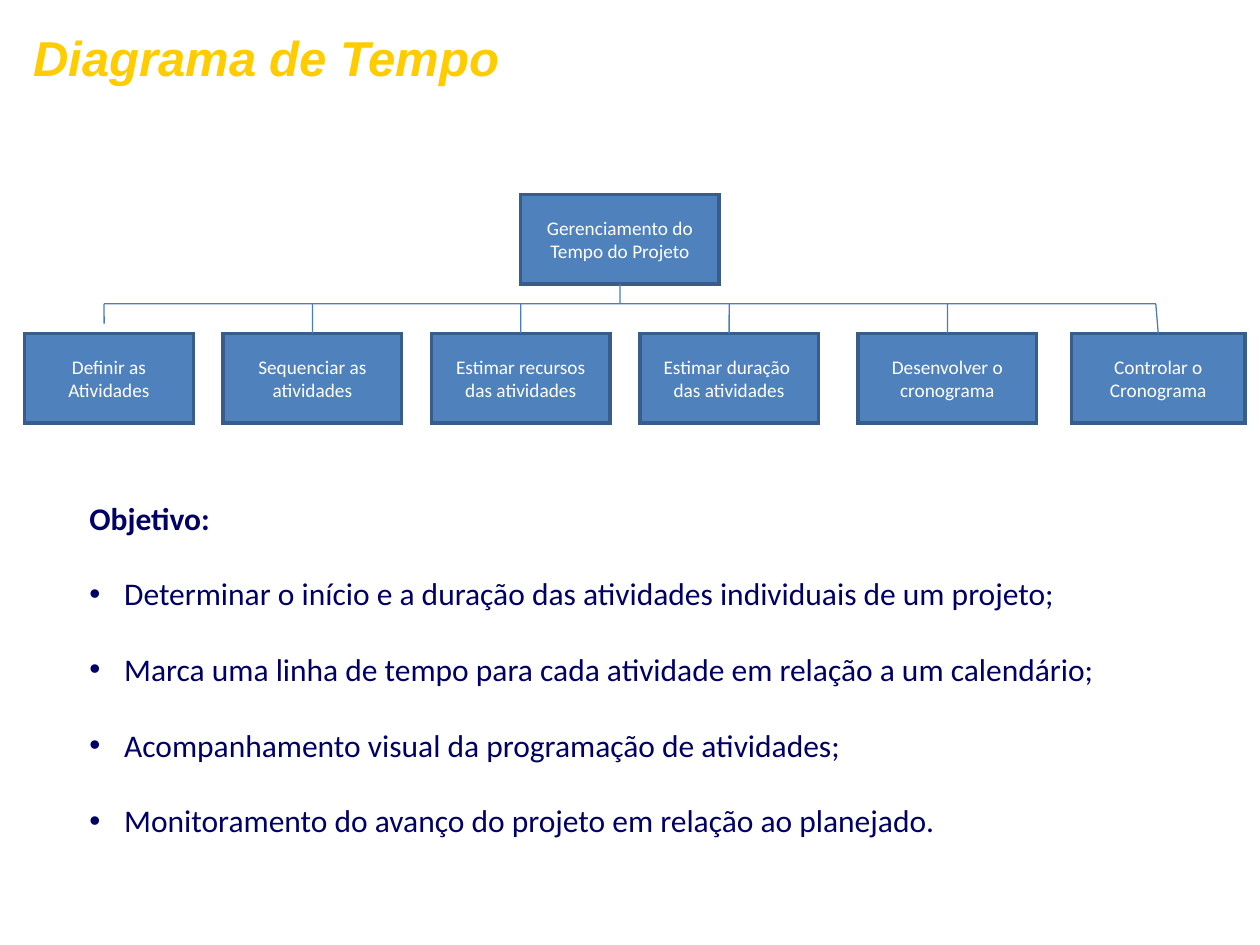
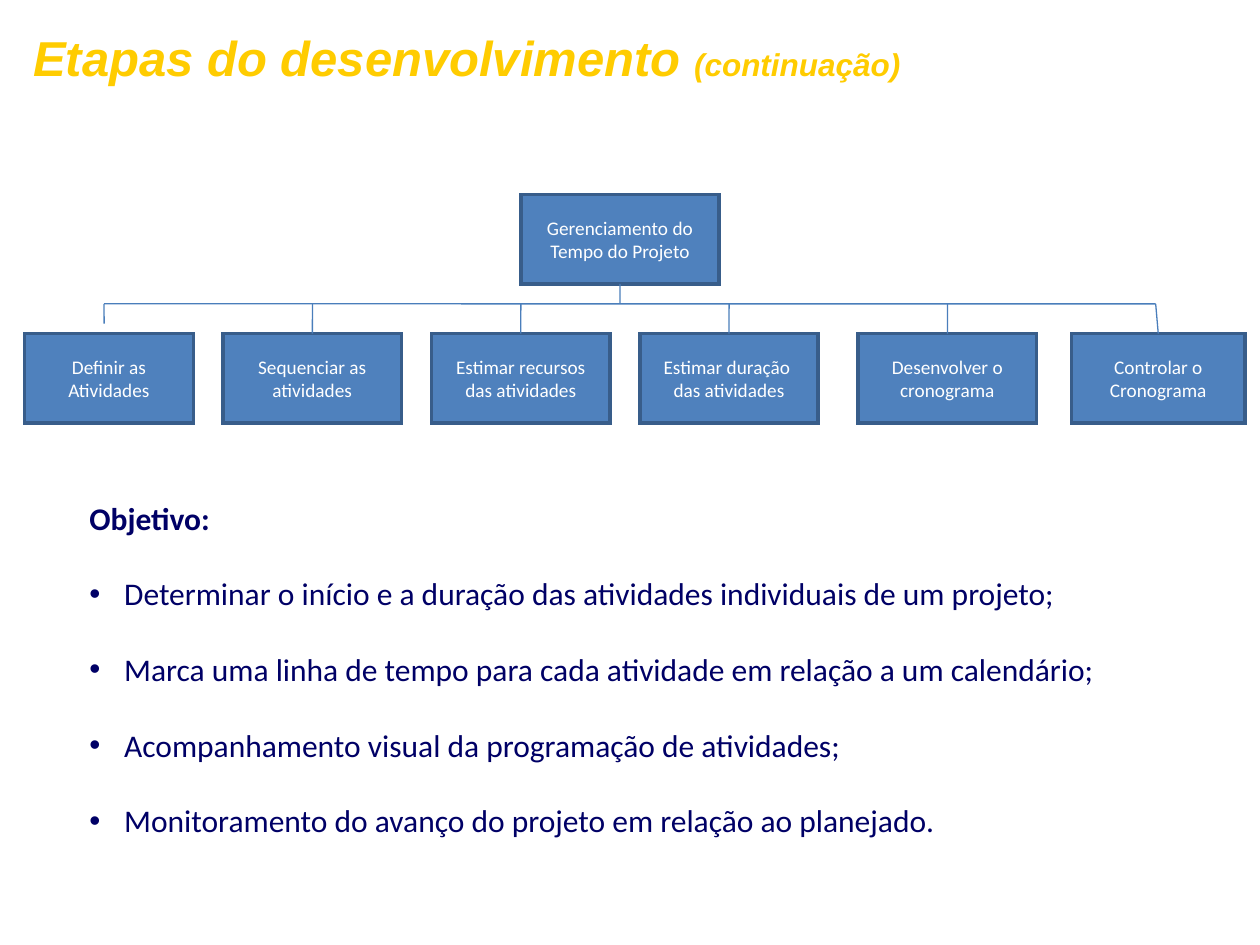
Before and after one commit to FrancescoBeghelli/TrabalhoES, a slide deck: slide 14 of ApresentaçãoFormatada.ppt (slide 10 before the commit). Drawn at 1260x945 pixels with LibreOffice and Linux fonts; fonts in the diff are those of the drawing; background and template pictures are left out. Boxes give left, top, right and bottom in pixels: in the first picture for what was removed or moved away, otherwise in the second. Text is boxed around its words. In the diff, an @@ line names an element or a change of style, - is before the commit and + after.

```diff
--- a/ApresentaçãoFormatada.ppt
+++ b/ApresentaçãoFormatada.ppt
@@ text removed at bbox=[33, 40, 500, 86] @@
-Diagrama de Tempo
@@ text added at bbox=[33, 40, 900, 86], 28 pt, text #FFCC00, bold, italic @@
+Etapas do desenvolvimento (continuação)
```
Also in this commit, not shown: 5 other slides changed, 3 slides added, 3 slides removed.
